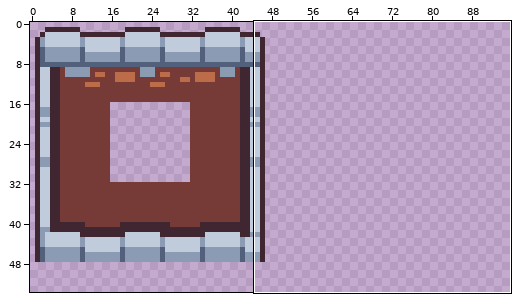
One commit to this pixel-art file: attic/resources/building.aseprite. Above, an overview of the earlier version with the close-up marked.
Close-up. Old version:
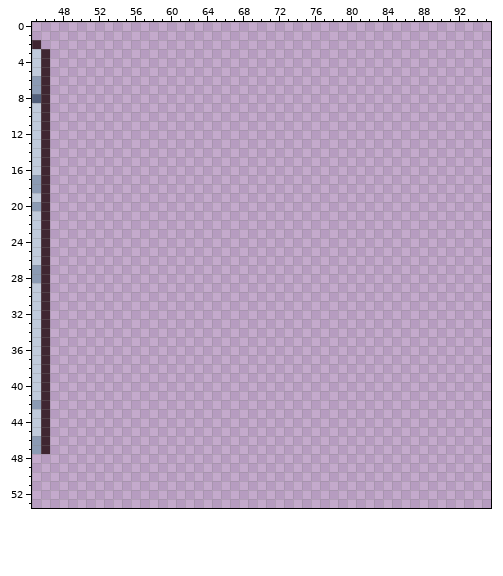
96x128 pixels, 1 frame. Shown: x 45..95, y 0..53. The wide view leaves out empty margins.
Now the later version:
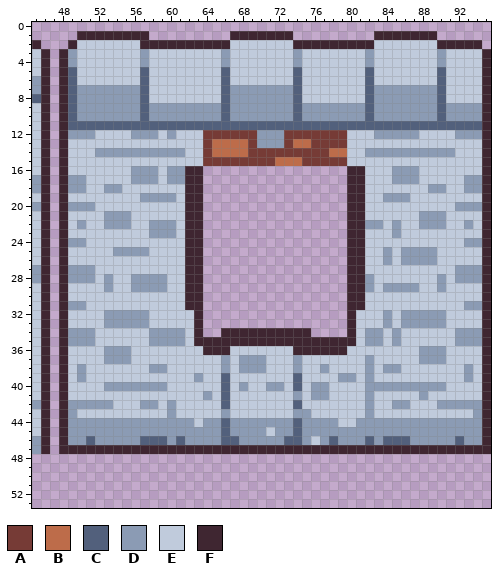
Palette (. is transparent): A #763b36  B #bd6c4a  C #52607c  D #8b9bb4  E #c0cbdc  F #3f2631
From old to new:
layer "Building 02" added
Changed rows in their new state; - is an unchanged pixel.
Layer "Building 02":
first column x 48:
 1 --FFFFFFFF---------FFFFFFF---------FFFFFFF------
 2 -FEEEEEEEFFFFFFFFFFEEEEEEEFFFFFFFFFEEEEEEEFFFFF-
 3 FDEEEEEEEDEEEEEEEEDEEEEEEEDEEEEEEEDEEEEEEEDEEEEF
 4 FDEEEEEEEDEEEEEEEEDEEEEEEEDEEEEEEEDEEEEEEEDEEEEF
 5 FCEEEEEEECEEEEEEEECEEEEEEECEEEEEEECEEEEEEECEEEEF
 6 FCEEEEEEECEEEEEEEECEEEEEEECEEEEEEECEEEEEEECEEEEF
 7 FCDDDDDDDCEEEEEEEECDDDDDDDCEEEEEEECDDDDDDDCEEEEF
 8 FCDDDDDDDCEEEEEEEECDDDDDDDCEEEEEEECDDDDDDDCEEEEF
 9 FCDDDDDDDCDDDDDDDDCDDDDDDDCDDDDDDDCDDDDDDDCDDDDF
10 FCDDDDDDDCDDDDDDDDCDDDDDDDCDDDDDDDCDDDDDDDCDDDDF
11 FCCCCCCCCCCCCCCCCCCCCCCCCCCCCCCCCCCCCCCCCCCCCCCF
12 FDDDEEEEDDDEDEEEAAAAAADDDAAAAAAAEEEDDDDDEEEEDDDF
13 FEEEEEEEEEEEEEEEABBBBADDDABBAAAAEEEEEEEEEEEEEEEF
14 FEEEDDDDDDDDDDEEABBBBAAAAAAAAABBEEDDDDDDDDDDEEEF
15 FEEEEEEEEEEEEEEEAAAAAAAABBBAAAAAEEEEEEEEEEEEEEEF
16 FEEEEEEEDDDEDDFF----------------FFEEEDDDEEEEEEEF
17 FDDEEEEEDDDEDDFF----------------FFEEEDDDEEEEEDDF
18 FDDEEDDEEEEEEEFF----------------FFEEEEEEEDDEEDDF
19 FEEEEEEEEDDDDEFF----------------FFEEDDDEEEEEEEEF
20 FDDDEEEEEEEEEEFF----------------FFEEEEEEEEEEDDDF
21 FEEEEDDDEEEEEEFF----------------FFEEEEEEDDDEEEEF
22 FEDEEDDDEEDDDEFF----------------FFDDEDEEDDDEEDEF
23 FEEEEEEEEEDDDEFF----------------FFEEEDEEEEEEEEEF
24 FDDEEEEEEEEEEEFF----------------FFEEEEEEEEEEEDDF
25 FEEEEEDDDDEEEEFF----------------FFEEDEDDDDEEEEEF
26 FEEEEEEEEEEEEEFF----------------FFEEDEDDDDEEEEEF
27 FDDDEEEEEEEEEEFF----------------FFEEEEEEEEEEDDDF
28 FDDDEDEEDDDDEEFF----------------FFDEEEEEEEDEDDDF
29 FEEEEDEEDDDDEEFF----------------FFDEDDDDEEDEEEEF
30 FEEEEEEEEEEEEEFF----------------FFEEEEEEEEEEEEEF
31 FDDEEEEEEEEEEEFF----------------FFEEEEEEEEEEEDDF
32 FEEEEDDDDDEEEEEF----------------FEEEDEDDDDDEEEEF
33 FEEEEDDDDDEEEEEF----------------FEEEDEDDDDDEEEEF
34 FDDDEEEEEEDDDDEF--FFFFFFFFFF----FEDDEDEEEEEEDDDF
35 FDDDEEEEEEDDDDEFFFFFFFFFFFFFFFFFFEDDEDEEEEEEDDDF
36 FEEEEDDDEEEEEEEEFFFEEEEEEEFFFFFFEEEEEEEEDDDEEEEF
37 FEEEEDDDEEEEEEEEEEDEDDDEEEDEEEEEEEDEEEEEDDDEEEEF
38 FEDEEEEEEEDDEEEEEEDEDDDEEEDEEDEEEEDEDDEEEEEEEDEF
39 FEDEEEEEEEEEEEEDEECEEEEEEECEEEEDDEDEEEEEEEEEEDEF
40 FEEEEDDDDDDDEEEEEECEDEEDDECEDDEEEEDDDDDDDDDEEEEF
41 FEEEEEEEEEEEEEEEDECEEEEEEEDEDDEEEEDEEEEEDEEEEEEF
42 FDDDDDEEEDDEDEEEEECEEEEEEECEEEEEEEDEEDDEEEDDDDDF
43 FDEEEEEEEEEEDEEEEEDEEEEEEEDDEEEEEEDEEEEEEEEEEEDF
44 FDDDDDDDDDDDDDDEDDCDDDDDDDCDDDDEEDDDDDDDDDDDDDDF
45 FDDDDDDDDDDDDDDDDDCDDDDEDDCDDDDDDDDDDDDDDDDDDDDF
46 FDDCDDDDDCCCDCDDDDCCDDDDDCCDEDCDDDCDCCCDDDDDCDDF
47 FFFFFFFFFFFFFFFFFFFFFFFFFFFFFFFFFFFFFFFFFFFFFFFF
Pixel boxes of the changes (left, top, right, bottom) in both close-ups:
added: (59, 31, 491, 454)
